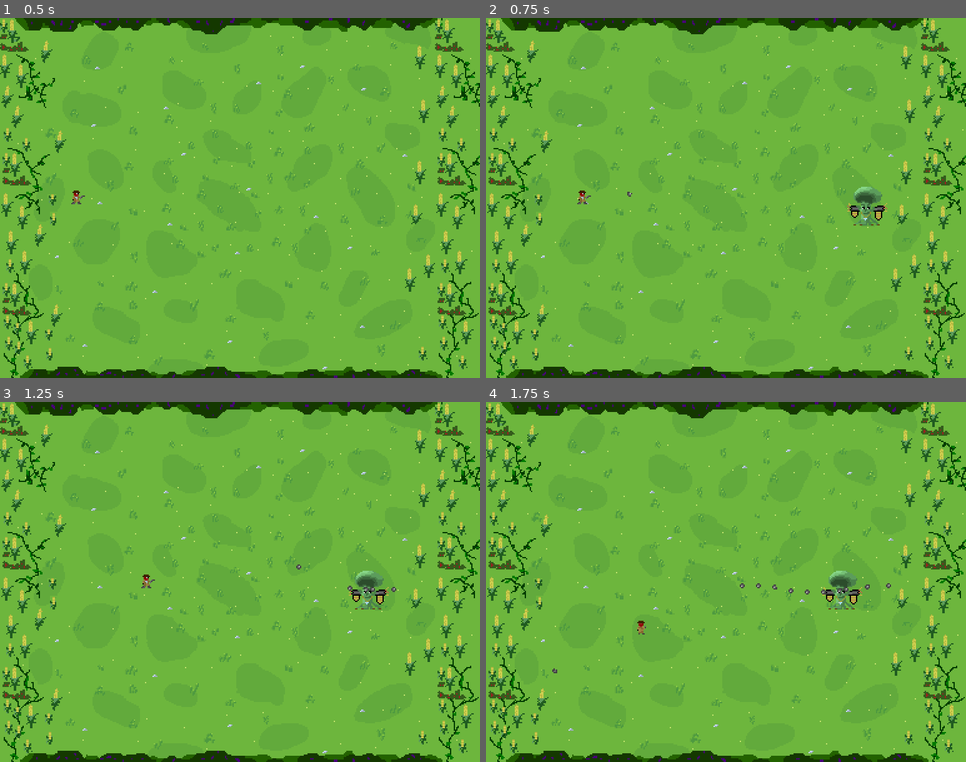
Above: before the commit, frames 1-4 (two rows, left to right).
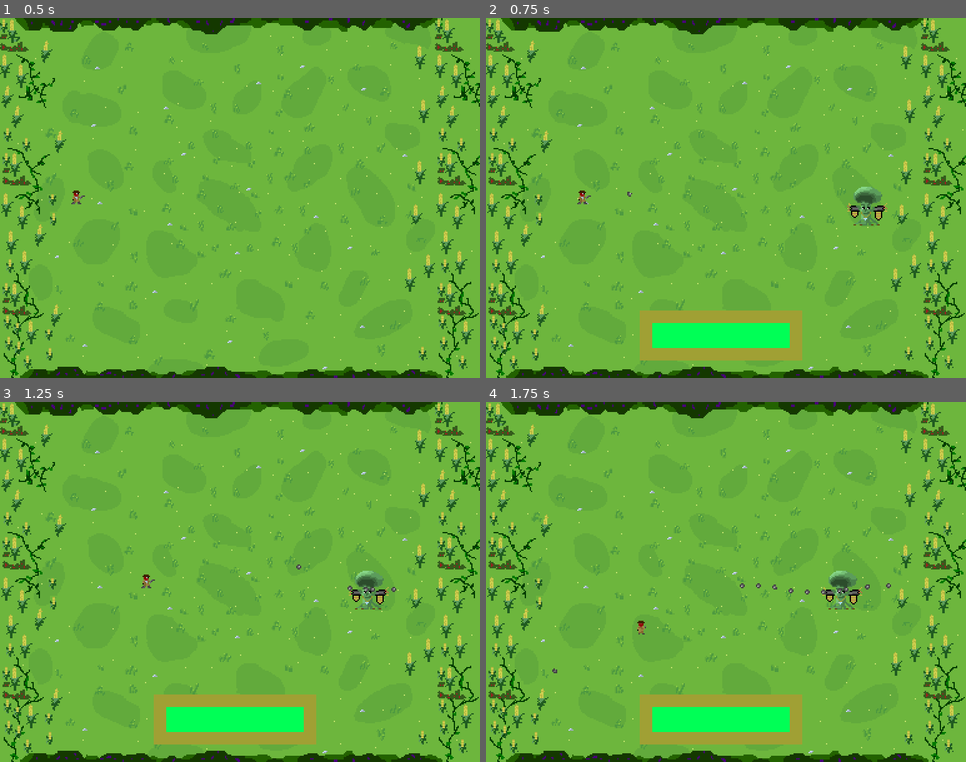
Above: after the commit, the same moments.

Repository: razor1225/Mini-Game-Jam
Game: Godot game, scene res://arena3.tscn
Same seed, same stepped clock (60 frames per second), same inputs: the game is played once before the commit and once after it. This scene is started directly instead of the project's main scene.
Inputs (mouse positions are in pixels of both pictures, inside the frame that each line leads up to):
- Up to frame 1 (0.5 s): no input
- Up to frame 2 (0.75 s): tap Enter at 0.5 s; move the mouse to (831, 180) at 0.52 s; press the mouse at (831, 180) at 0.53 s; hold D (right) from 0.53 s (still down)
- Up to frame 3 (1.25 s): keep holding D (right)
- Up to frame 4 (1.75 s): move the mouse to (630, 600) at 1.27 s; release D (right) at 1.28 s; release the mouse at (630, 600) at 1.28 s; hold S (down) from 1.28 s (still down); click (630, 600) at 1.35 s

Frame 1 is identical in both runs. In frame 2, 4.7% of the frame differs, in the area x 32-66%, y 81-96%; in frame 3, 4.7%; in frame 4, 4.7%.

Commit message:
udpate

Diff:
--- a/arena.gd
+++ b/arena.gd
@@ -3,11 +3,6 @@
 var corn_enemy_scene = preload("res://corn_enemy.tscn")
 var enemy_counter = 0
 var kill_counter = 0
-
-func _ready():
-	if not MusicManager.playing:
-		MusicManager.stream=preload("res://Music/arenaone_two.wav")
-		MusicManager.play()
 
 func random_spawn():
 	var current_spawnpoint = randi() % 4
--- a/arena.tscn
+++ b/arena.tscn
@@ -4,6 +4,7 @@
 [ext_resource type="Texture2D" uid="uid://c8rbtmgfa4bks" path="res://arena1.png" id="1_ubfh8"]
 [ext_resource type="Script" uid="uid://2p0a1s18jord" path="res://tomato_man.gd" id="2_27ga2"]
 [ext_resource type="Texture2D" uid="uid://dpcan62wblxbb" path="res://tomato_profile_ingame.png" id="3_h0wof"]
+[ext_resource type="AudioStream" uid="uid://w8mq8q7vcpfx" path="res://Music/arenaone_two.wav" id="5_fu4bq"]
 
 [sub_resource type="RectangleShape2D" id="RectangleShape2D_h0wof"]
 size = Vector2(384, 50)
@@ -63,5 +64,9 @@
 wait_time = 0.5
 autostart = true
 
+[node name="AudioStreamPlayer" type="AudioStreamPlayer" parent="." unique_id=554231829]
+stream = ExtResource("5_fu4bq")
+autoplay = true
+
 [connection signal="body_entered" from="tomato_man/impactzone" to="tomato_man" method="_on_impactzone_body_entered"]
 [connection signal="timeout" from="spawn_timer" to="." method="_on_spawn_timer_timeout"]
--- a/arena2.tscn
+++ b/arena2.tscn
@@ -4,6 +4,7 @@
 [ext_resource type="Texture2D" uid="uid://c8rbtmgfa4bks" path="res://arena1.png" id="2_nr6tn"]
 [ext_resource type="Script" uid="uid://2p0a1s18jord" path="res://tomato_man.gd" id="3_hc4ar"]
 [ext_resource type="Texture2D" uid="uid://dpcan62wblxbb" path="res://tomato_profile_ingame.png" id="4_jjdtj"]
+[ext_resource type="AudioStream" uid="uid://w8mq8q7vcpfx" path="res://Music/arenaone_two.wav" id="5_nr6tn"]
 
 [sub_resource type="RectangleShape2D" id="RectangleShape2D_qoedf"]
 size = Vector2(384, 50)
@@ -63,5 +64,9 @@
 wait_time = 0.5
 autostart = true
 
+[node name="AudioStreamPlayer" type="AudioStreamPlayer" parent="." unique_id=989095882]
+stream = ExtResource("5_nr6tn")
+autoplay = true
+
 [connection signal="body_entered" from="tomato_man/impactzone" to="tomato_man" method="_on_impactzone_body_entered"]
 [connection signal="timeout" from="spawn_timer" to="." method="_on_spawn_timer_timeout"]
--- a/arena3.tscn
+++ b/arena3.tscn
@@ -5,6 +5,9 @@
 [ext_resource type="Script" uid="uid://2p0a1s18jord" path="res://tomato_man.gd" id="3_0nubv"]
 [ext_resource type="Texture2D" uid="uid://dpcan62wblxbb" path="res://tomato_profile_ingame.png" id="4_i45k3"]
 [ext_resource type="AudioStream" uid="uid://hqdg0sboxiky" path="res://Music/boss_track.wav" id="5_6oylj"]
+[ext_resource type="Texture2D" uid="uid://cn3xhy11kokm5" path="res://redhealthfull.png" id="5_i45k3"]
+[ext_resource type="Texture2D" uid="uid://bf28cxc3wxl0x" path="res://healthfull.png" id="5_nq7al"]
+[ext_resource type="Texture2D" uid="uid://draw2xmse7fwb" path="res://border.png" id="6_p2imj"]
 
 [sub_resource type="RectangleShape2D" id="RectangleShape2D_444vf"]
 size = Vector2(384, 50)
@@ -65,9 +68,22 @@
 one_shot = true
 autostart = true
 
-[node name="TextureProgressBar" type="TextureProgressBar" parent="." unique_id=1770497011]
-offset_right = 40.0
-offset_bottom = 40.0
+[node name="healthbar" type="TextureProgressBar" parent="." unique_id=1770497011]
+visible = false
+anchors_preset = 15
+anchor_right = 1.0
+anchor_bottom = 1.0
+offset_left = 123.0
+offset_top = 234.0
+offset_right = 136.0
+offset_bottom = 238.0
+grow_horizontal = 2
+grow_vertical = 2
+scale = Vector2(10.02, 10.02)
+max_value = 10.0
+texture_under = ExtResource("5_i45k3")
+texture_over = ExtResource("6_p2imj")
+texture_progress = ExtResource("5_nq7al")
 
 [node name="AudioStreamPlayer" type="AudioStreamPlayer" parent="." unique_id=247514117]
 stream = ExtResource("5_6oylj")
--- a/arena_3.gd
+++ b/arena_3.gd
@@ -5,15 +5,13 @@
 var kill_counter = 0
 var enemy_counter = 0
 
-func _ready():
-	MusicManager.stop()
-
 func _on_spawn_timer_timeout():
 	var brocoli = brocoli_boss_scene.instantiate()
 	brocoli.position = Vector2(310, 150)
 	brocoli.player = $tomato_man
+	brocoli.health_bar = $healthbar
 	add_child(brocoli)
-
+	$healthbar.show()
 
 func _process(delta: float):
 	if kill_counter >= 1:
--- a/brocoli.gd
+++ b/brocoli.gd
@@ -2,6 +2,7 @@
 class_name BrocoliBoss
 
 var player = null
+var health_bar = null
 @onready var enemy_bullet_scene = load("res://enemy_bullet.tscn")
 
 var brocoli_right = preload("res://broccoli_front.png")
@@ -13,6 +14,8 @@
 var direction = Vector2.ZERO
 
 func _ready():
+	health_bar.max_value = health
+	health_bar.value = health
 	await get_tree().create_timer(0.5).timeout
 	if player == null:
 		return
@@ -45,7 +48,7 @@
 
 func dmg(x):
 	health -= x
-	$health.value = health
+	health_bar.value = health
 	$impact.play()
 	if health <= 0:
 		$impact.play()
--- a/brocoli_boss.tscn
+++ b/brocoli_boss.tscn
@@ -1,10 +1,8 @@
 [gd_scene format=3 uid="uid://d3irt05oogfrk"]
 
 [ext_resource type="Script" uid="uid://ewmgvlnob5yn" path="res://brocoli.gd" id="1_uq6u8"]
-[ext_resource type="Texture2D" uid="uid://cm4j44n8yyntv" path="res://potato_profile.png" id="2_6jhb0"]
-[ext_resource type="AudioStream" uid="uid://crtp1245cx4j5" path="res://SFX/actual impact sound.wav" id="3_uq6u8"]
-[ext_resource type="Texture2D" uid="uid://pk0bc587a133" path="res://healthempty.png" id="4_42vqe"]
-[ext_resource type="Texture2D" uid="uid://c256l0rx6qc0r" path="res://healthhalf.png" id="5_36bca"]
+[ext_resource type="Texture2D" uid="uid://clpwy32qyamao" path="res://broccoli_front.png" id="2_uq6u8"]
+[ext_resource type="AudioStream" uid="uid://ca0ui23ovjbq4" path="res://impact sound.wav" id="3_j6osa"]
 
 [sub_resource type="RectangleShape2D" id="RectangleShape2D_310f7"]
 size = Vector2(8, 12)
@@ -14,27 +12,16 @@
 script = ExtResource("1_uq6u8")
 
 [node name="Sprite2D" type="Sprite2D" parent="." unique_id=721094147]
-texture = ExtResource("2_6jhb0")
+texture = ExtResource("2_uq6u8")
 
 [node name="CollisionShape2D" type="CollisionShape2D" parent="." unique_id=658035665]
 position = Vector2(1, 0)
 shape = SubResource("RectangleShape2D_310f7")
 
 [node name="impact" type="AudioStreamPlayer" parent="." unique_id=1398286279]
-stream = ExtResource("3_uq6u8")
+stream = ExtResource("3_j6osa")
 volume_db = 1.0
 pitch_scale = 0.5
-
-[node name="health" type="TextureProgressBar" parent="." unique_id=457382206]
-offset_left = -2.0
-offset_top = -10.0
-offset_right = 38.0
-offset_bottom = 30.0
-scale = Vector2(0.5, 0.5)
-max_value = 2.0
-texture_under = ExtResource("4_42vqe")
-texture_progress = ExtResource("5_36bca")
-metadata/_edit_use_anchors_ = true
 
 [node name="pausetimer" type="Timer" parent="." unique_id=1397193074]
 wait_time = 0.75
--- a/corn_enemy.tscn
+++ b/corn_enemy.tscn
@@ -2,9 +2,9 @@
 
 [ext_resource type="Script" uid="uid://cpa6ffcsl1cmd" path="res://corn_enemy.gd" id="1_310f7"]
 [ext_resource type="Texture2D" uid="uid://djsiw8mbfy4kv" path="res://corn_profile.png" id="1_r1icx"]
-[ext_resource type="AudioStream" uid="uid://crtp1245cx4j5" path="res://SFX/actual impact sound.wav" id="3_catff"]
+[ext_resource type="AudioStream" uid="uid://ca0ui23ovjbq4" path="res://impact sound.wav" id="3_ag0gn"]
 [ext_resource type="Texture2D" uid="uid://pk0bc587a133" path="res://healthempty.png" id="4_catff"]
-[ext_resource type="Texture2D" uid="uid://c256l0rx6qc0r" path="res://healthhalf.png" id="5_q38tt"]
+[ext_resource type="Texture2D" uid="uid://cn3xhy11kokm5" path="res://redhealthfull.png" id="5_catff"]
 
 [sub_resource type="RectangleShape2D" id="RectangleShape2D_310f7"]
 size = Vector2(8, 12)
@@ -21,7 +21,7 @@
 shape = SubResource("RectangleShape2D_310f7")
 
 [node name="impact" type="AudioStreamPlayer" parent="." unique_id=1398286279]
-stream = ExtResource("3_catff")
+stream = ExtResource("3_ag0gn")
 volume_db = 1.0
 pitch_scale = 0.5
 
@@ -33,5 +33,5 @@
 scale = Vector2(0.5, 0.5)
 max_value = 2.0
 texture_under = ExtResource("4_catff")
-texture_progress = ExtResource("5_q38tt")
+texture_progress = ExtResource("5_catff")
 metadata/_edit_use_anchors_ = true
--- a/cutscene.gd
+++ b/cutscene.gd
@@ -2,10 +2,13 @@
 var tomato_disguise = preload("res://tomato_disguise.png")
 var tomato_partial = preload("res://tomato_disguise_partlyblown.png")
 var tomato_normal = preload("res://tomato_disguise_fullyblown.png")
+
+
 var index = 0
 
 func _ready():
 	Input.mouse_mode = Input.MOUSE_MODE_VISIBLE
+
 
 func portrait():
 	index += 1
--- a/cutscene.tscn
+++ b/cutscene.tscn
@@ -2,6 +2,7 @@
 
 [ext_resource type="Script" uid="uid://dfpocsgcmjhd2" path="res://cutscene.gd" id="1_ix241"]
 [ext_resource type="Texture2D" uid="uid://cmantros7qd8u" path="res://tomato_disguise.png" id="2_8vcau"]
+[ext_resource type="Texture2D" uid="uid://ubuvjpe7ocih" path="res://velvetroom.png" id="2_u4yv4"]
 [ext_resource type="AudioStream" uid="uid://duwdv2cs31x0f" path="res://textread_typewriter.wav" id="3_8vcau"]
 [ext_resource type="AudioStream" uid="uid://c83hisqnpcbh0" path="res://Music/exposition_track.wav" id="4_bl24s"]
 
@@ -15,29 +16,20 @@
 mouse_filter = 2
 script = ExtResource("1_ix241")
 
-[node name="ColorRect" type="ColorRect" parent="." unique_id=1201598835]
+[node name="bkgrd image" type="TextureRect" parent="." unique_id=1506609119]
 layout_mode = 0
 offset_right = 384.0
 offset_bottom = 288.0
-mouse_filter = 2
+texture = ExtResource("2_u4yv4")
+flip_h = true
 
 [node name="disguise" type="TextureRect" parent="." unique_id=436216351]
 layout_mode = 0
-offset_left = 10.0
-offset_top = 183.0
-offset_right = 105.0
-offset_bottom = 278.0
+offset_top = 153.0
+offset_right = 135.0
+offset_bottom = 288.0
 mouse_filter = 2
 texture = ExtResource("2_8vcau")
-
-[node name="Text" type="Label" parent="." unique_id=1456465380]
-modulate = Color(0, 0, 0, 1)
-layout_mode = 0
-offset_left = 99.0
-offset_top = 155.0
-offset_right = 353.0
-offset_bottom = 229.0
-autowrap_mode = 2
 
 [node name="Typewriter" type="AudioStreamPlayer" parent="." unique_id=790469864]
 stream = ExtResource("3_8vcau")
--- a/death_screen.gd
+++ b/death_screen.gd
@@ -1,7 +1,4 @@
 extends Control
-
-func _ready():
-	MusicManager.stop()
 
 func _on_start_pressed():
 	$button_sound.play()
--- a/death_screen.tscn
+++ b/death_screen.tscn
@@ -3,7 +3,6 @@
 [ext_resource type="Script" uid="uid://cljgtfti0rgrf" path="res://death_screen.gd" id="1_ex68u"]
 [ext_resource type="AudioStream" uid="uid://bqvedoqsa4n1k" path="res://menu_confirm.wav" id="2_6bi5g"]
 [ext_resource type="AudioStream" uid="uid://3536rnjnpdkw" path="res://Music/death_track.wav" id="3_6bi5g"]
-[ext_resource type="AudioStream" uid="uid://j2a7y7kjvh6" path="res://SFX/death.wav" id="4_y0ggs"]
 
 [node name="Deathscreen" type="Control" unique_id=1009346255]
 layout_mode = 3
@@ -53,10 +52,5 @@
 stream = ExtResource("3_6bi5g")
 autoplay = true
 
-[node name="AudioStreamPlayer2" type="AudioStreamPlayer" parent="." unique_id=1022753253]
-stream = ExtResource("4_y0ggs")
-volume_db = 12.772
-autoplay = true
-
 [connection signal="pressed" from="Start" to="." method="_on_start_pressed"]
 [connection signal="pressed" from="Quit" to="." method="_on_quit_pressed"]
--- /dev/null
+++ b/music.tscn
@@ -0,0 +1,6 @@
+[gd_scene format=3 uid="uid://b08n3fitbaubs"]
+
+[ext_resource type="AudioStream" uid="uid://w8mq8q7vcpfx" path="res://Music/arenaone_two.wav" id="1_3h6ak"]
+
+[node name="Music" type="AudioStreamPlayer" unique_id=238095298]
+stream = ExtResource("1_3h6ak")
--- a/potato_enemy.tscn
+++ b/potato_enemy.tscn
@@ -2,9 +2,9 @@
 
 [ext_resource type="Script" uid="uid://bmas5hk2lk8l1" path="res://potato_enemy.gd" id="1_1r3gm"]
 [ext_resource type="Texture2D" uid="uid://cm4j44n8yyntv" path="res://potato_profile.png" id="2_npvm1"]
-[ext_resource type="AudioStream" uid="uid://crtp1245cx4j5" path="res://SFX/actual impact sound.wav" id="3_1r3gm"]
+[ext_resource type="AudioStream" uid="uid://ca0ui23ovjbq4" path="res://impact sound.wav" id="3_1wk5b"]
 [ext_resource type="Texture2D" uid="uid://pk0bc587a133" path="res://healthempty.png" id="4_0lubd"]
-[ext_resource type="Texture2D" uid="uid://c256l0rx6qc0r" path="res://healthhalf.png" id="5_880dl"]
+[ext_resource type="Texture2D" uid="uid://cn3xhy11kokm5" path="res://redhealthfull.png" id="5_1r3gm"]
 
 [sub_resource type="RectangleShape2D" id="RectangleShape2D_310f7"]
 size = Vector2(8, 12)
@@ -21,7 +21,7 @@
 shape = SubResource("RectangleShape2D_310f7")
 
 [node name="impact" type="AudioStreamPlayer" parent="." unique_id=1398286279]
-stream = ExtResource("3_1r3gm")
+stream = ExtResource("3_1wk5b")
 volume_db = 1.0
 pitch_scale = 0.5
 
@@ -31,9 +31,9 @@
 offset_right = 38.0
 offset_bottom = 30.0
 scale = Vector2(0.5, 0.5)
-max_value = 2.0
+max_value = 3.0
 texture_under = ExtResource("4_0lubd")
-texture_progress = ExtResource("5_880dl")
+texture_progress = ExtResource("5_1r3gm")
 metadata/_edit_use_anchors_ = true
 
 [node name="movetimer" type="Timer" parent="." unique_id=1397193074]
--- a/project.godot
+++ b/project.godot
@@ -22,7 +22,6 @@
 [autoload]
 
 TransitionController="*uid://dmknrflaptdmi"
-MusicManager="*uid://b08n3fitbaubs"
 
 [display]
 
@@ -65,6 +64,10 @@
 ]
 }
 
+[internationalization]
+
+locale/translations_pot_files=PackedStringArray("res://test.dialogue")
+
 [rendering]
 
 textures/canvas_textures/default_texture_filter=0
--- a/tomato_man.gd
+++ b/tomato_man.gd
@@ -8,7 +8,7 @@
 var looking_right = true
 var can_shoot = true
 @export var cooldown: float = 0.3
-@export var health = 10
+@export var health = 3
 var invincible = false
 
 func get_input():
Binary file added: border.png
Not shown, added: border.png.import
Binary file added: redhealthfull.png
Not shown, added: redhealthfull.png.import
Binary file added: velvetroom.png
Not shown, added: velvetroom.png.import
